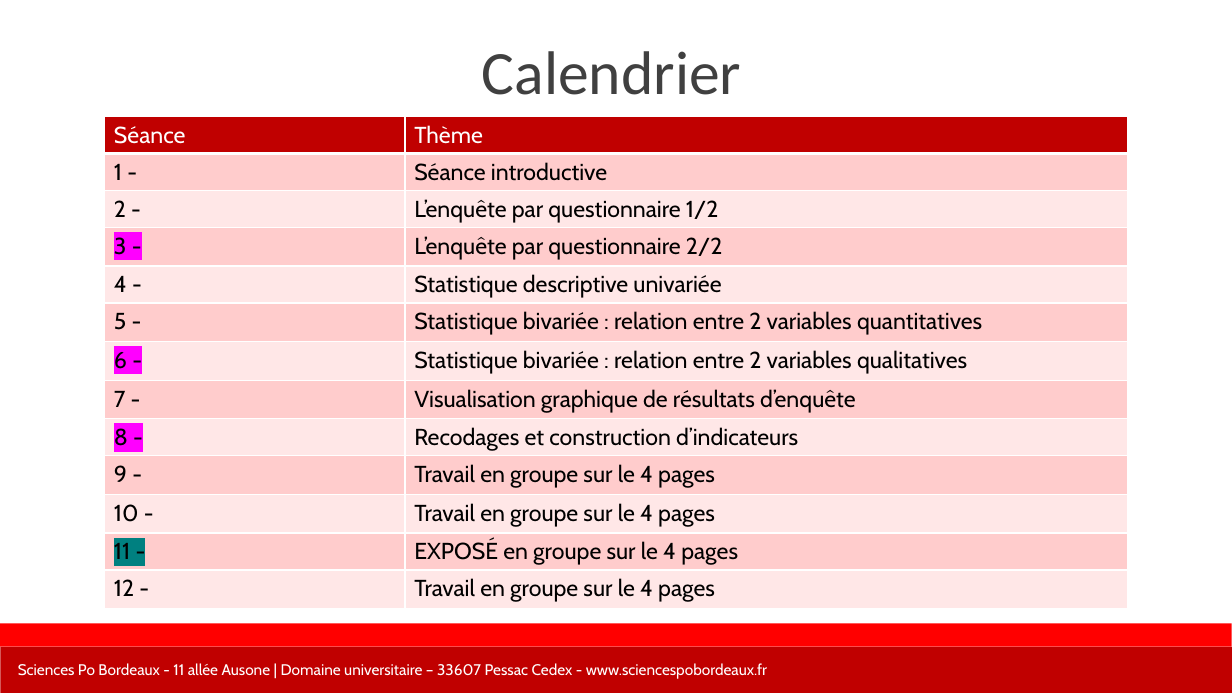
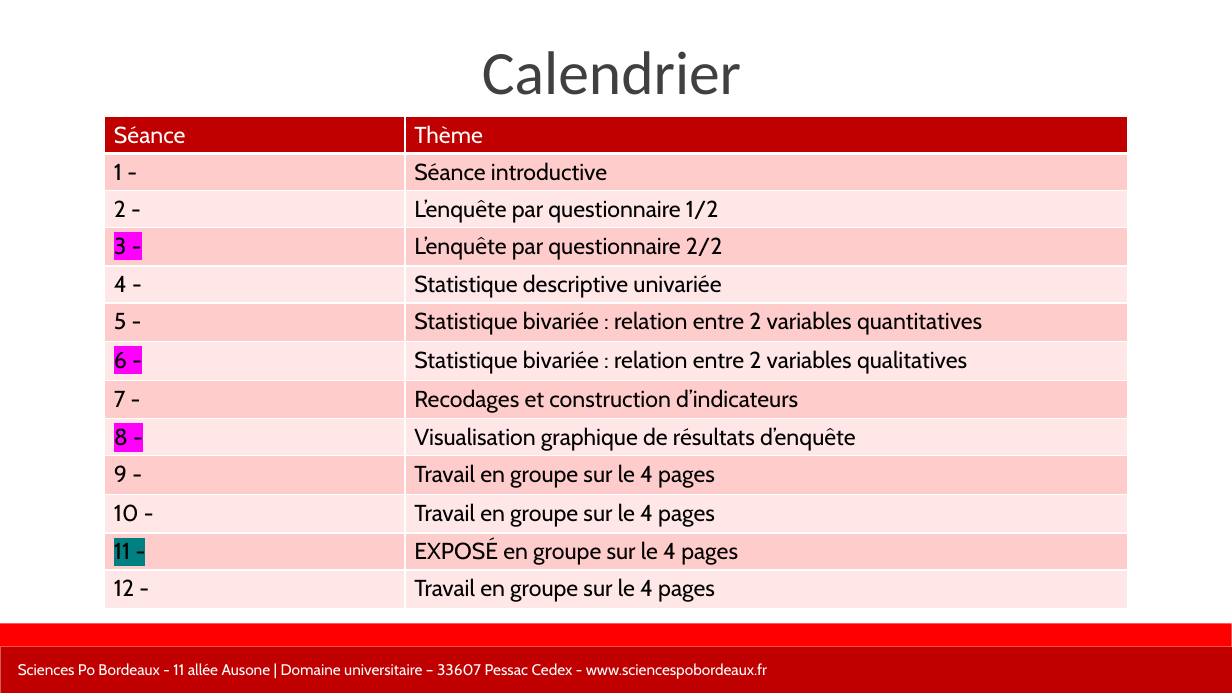
Before and after one commit to leomignot/DECA2-collectif, a slide deck: slide 4 of Mignot/Diapos/S1 - diapo DECA2.pptx. Drawn at 1232x693 pixels with LibreOffice and Linux fonts; fonts in the diff are those of the drawing; background and template pictures are left out. Boxes give left, top, right and bottom in pixels: in the first picture for what was removed or moved away, otherwise in the second. Text is boxed around its words. In the diff, an @@ line names an element or a change of style, - is before the commit and + after.

```diff
--- a/Mignot/Diapos/S1 - diapo DECA2.pptx
+++ b/Mignot/Diapos/S1 - diapo DECA2.pptx
@@ table at (x1=104, y1=116, x2=1128, y2=608) @@
-row 8, column 2: Visualisation graphique de résultats d’enquête
+row 8, column 2: Recodages et construction d’indicateurs
-row 9, column 2: Recodages et construction d’indicateurs
+row 9, column 2: Visualisation graphique de résultats d’enquête
```
Also in this commit, not shown: 1 other file.
